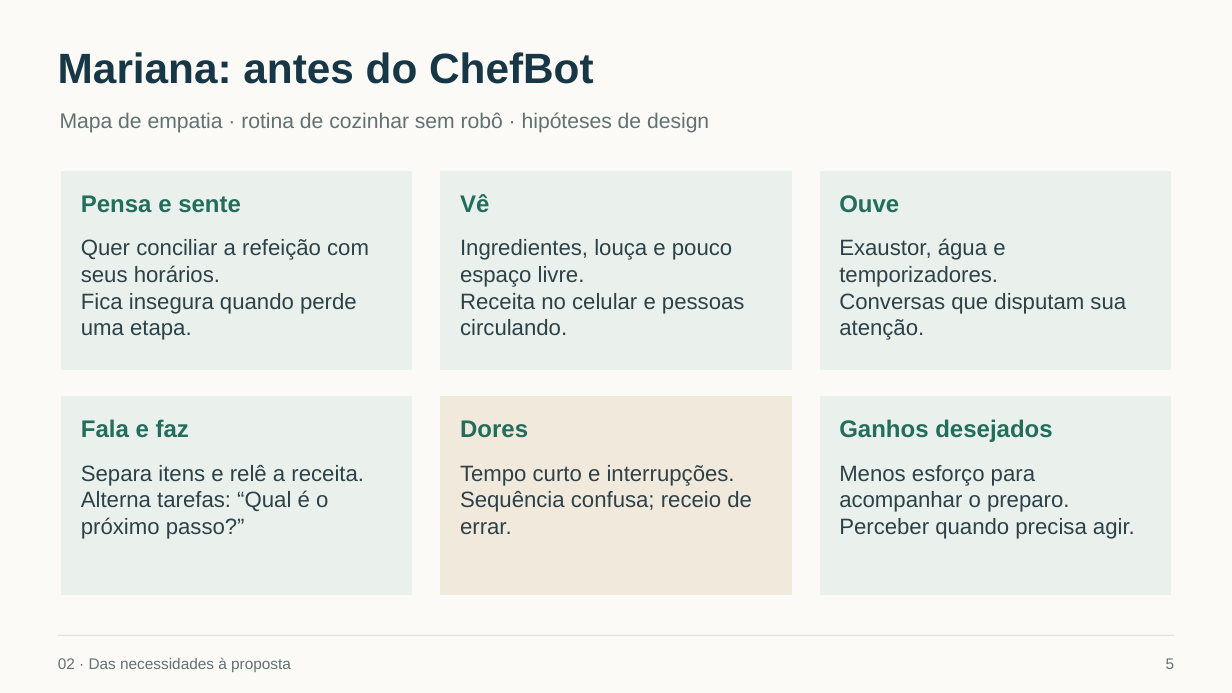
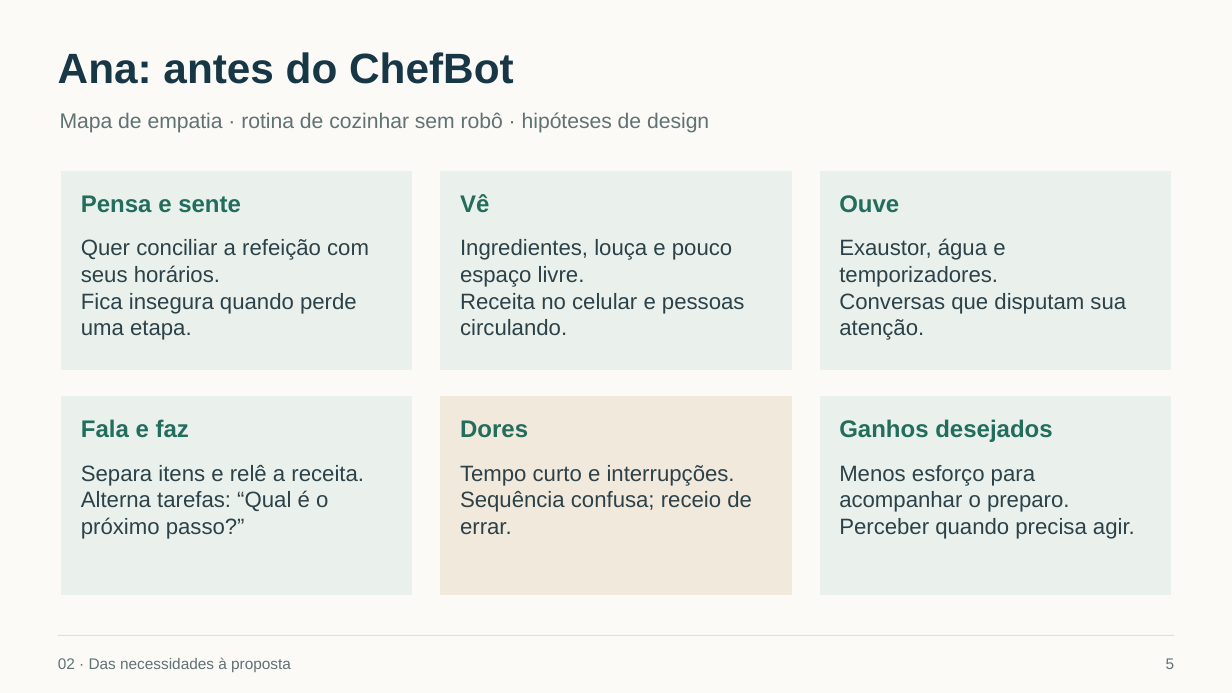
Before and after one commit to Toquinha443/chefbot-ihr, a slide deck: slide 5 of apresentacao/ChefBot_Apresentacao_Final.pptx. Drawn at 1232x693 pixels with LibreOffice and Linux fonts; fonts in the diff are those of the drawing. Boxes give left, top, right and bottom in pixels: in the first picture for what was removed or moved away, otherwise in the second. Text is boxed around its words. In the diff, an @@ line names an element or a change of style, - is before the commit and + after.

```diff
--- a/apresentacao/ChefBot_Apresentacao_Final.pptx
+++ b/apresentacao/ChefBot_Apresentacao_Final.pptx
@@ text at <box>58,52,514,84</box>: text changed @@
-Mariana: antes do ChefBot
+Ana: antes do ChefBot
```
Also in this commit, not shown: 3 other slides changed, 1 slide added, 1 slide removed, 9 other files.
